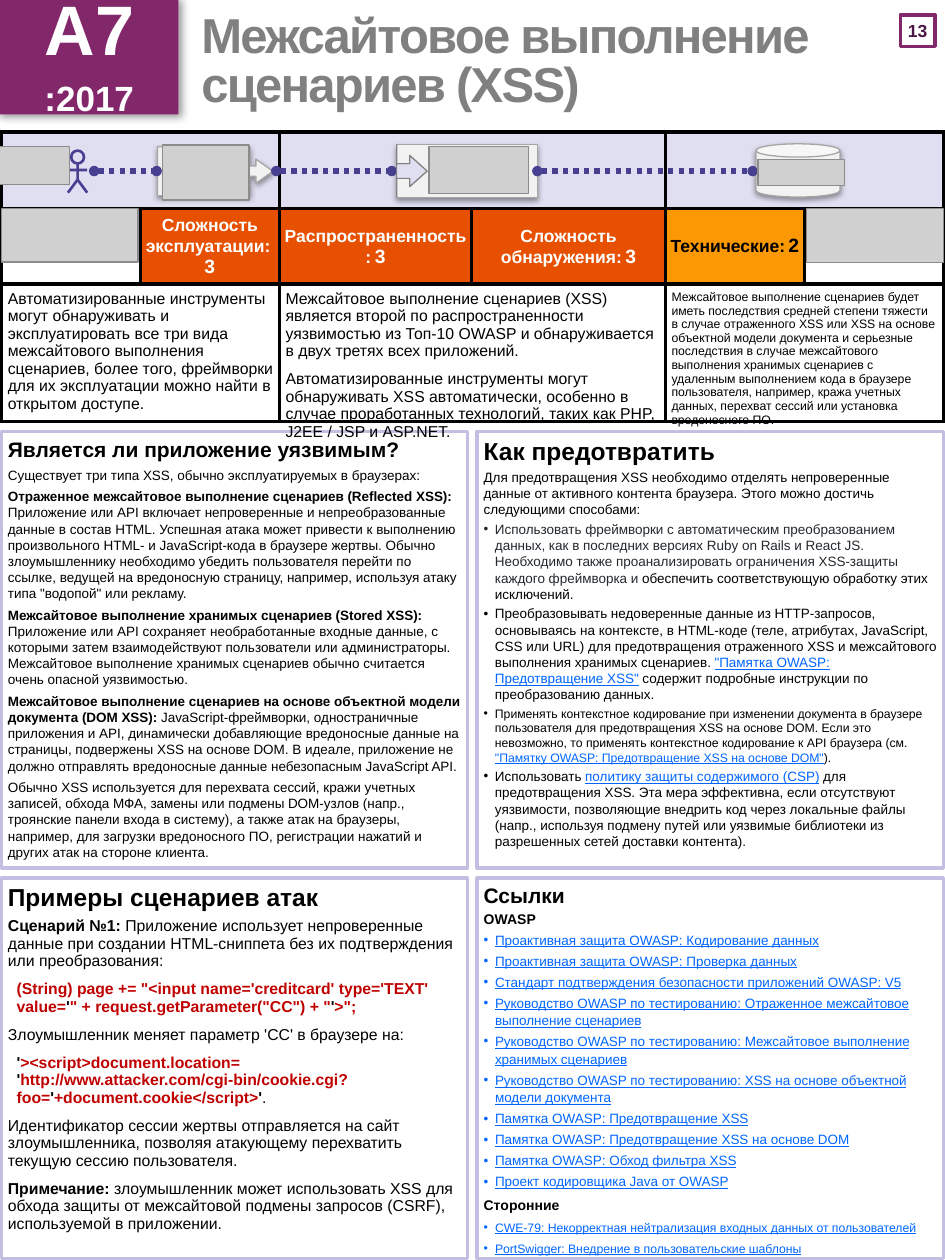
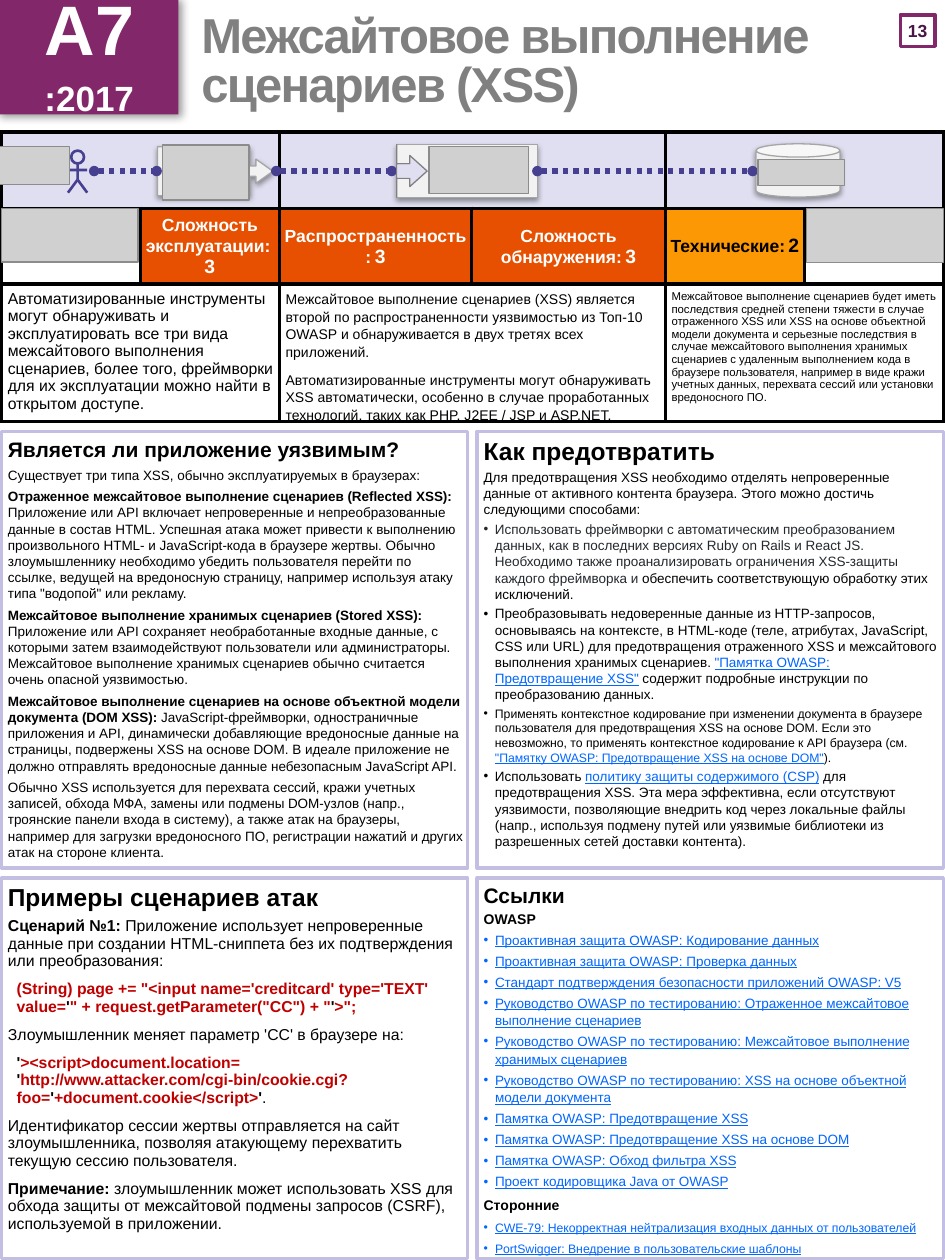
Before and after one commit to OWASP/Top10, a slide deck: slide 14 of 2017/OWASP Top 10-2017-ru.pptx. Drawn at 945x1260 pixels with LibreOffice and Linux fonts; fonts in the diff are those of the drawing; grey boxes stand for pictures. Boxes give left, top, right and bottom in pixels: in the first picture for what was removed or moved away, otherwise in the second. Text is boxed around its words. In the diff, an @@ line names an element or a change of style, - is before the commit and + after.

```diff
--- a/2017/OWASP Top 10-2017-ru.pptx
+++ b/2017/OWASP Top 10-2017-ru.pptx
@@ table at [1, 132, 944, 457] @@
-row 3, column 5: Межсайтовое выполнение сценариев будет иметь последствия средней степени тяжести в случае отраженного XSS или XSS на основе объектной модели документа и серьезные последствия в случае межсайтового выполнения хранимых сценариев с удаленным выполнением кода в браузере пользователя, например, кража учетных данных, перехват сессий или установка вредоносного ПО.
+row 3, column 5: Межсайтовое выполнение сценариев будет иметь последствия средней степени тяжести в случае отраженного XSS или XSS на основе объектной модели документа и серьезные последствия в случае межсайтового выполнения хранимых сценариев с удаленным выполнением кода в браузере пользователя, например в виде кражи учетных данных, перехвата сессий или установки вредоносного ПО.
@@ size 9 to 8 pt in "Межсайтовое выполнение сценариев (XSS) является второй по ...", "Автоматизированные инструменты могут обнаруживать XSS автома ..." @@
@@ text at [8, 491, 455, 601]: text changed @@
-Отраженное межсайтовое выполнение сценариев (Reflected XSS): Приложение или API включает непроверенные и непреобразованные данные в состав HTML. Успешная атака может привести к выполнению произвольного HTML- и JavaScript-кода в браузере жертвы. Обычно злоумышленнику необходимо убедить пользователя перейти по ссылке, ведущей на вредоносную страницу, например, используя атаку типа "водопой" или рекламу.
+Отраженное межсайтовое выполнение сценариев (Reflected XSS): Приложение или API включает непроверенные и непреобразованные данные в состав HTML. Успешная атака может привести к выполнению произвольного HTML- и JavaScript-кода в браузере жертвы. Обычно злоумышленнику необходимо убедить пользователя перейти по ссылке, ведущей на вредоносную страницу, например используя атаку типа "водопой" или рекламу.
@@ text at [8, 696, 463, 860]: text changed @@
-Межсайтовое выполнение сценариев на основе объектной модели документа (DOM XSS): JavaScript-фреймворки, одностраничные приложения и API, динамически добавляющие вредоносные данные на страницы, подвержены XSS на основе DOM. В идеале, приложение не должно отправлять вредоносные данные небезопасным JavaScript API.
-Обычно XSS используется для перехвата сессий, кражи учетных записей, обхода МФА, замены или подмены DOM-узлов (напр., троянские панели входа в систему), а также атак на браузеры, например, для загрузки вредоносного ПО, регистрации нажатий и других атак на стороне клиента.
+Межсайтовое выполнение сценариев на основе объектной модели документа (DOM XSS): JavaScript-фреймворки, одностраничные приложения и API, динамически добавляющие вредоносные данные на страницы, подвержены XSS на основе DOM. В идеале приложение не должно отправлять вредоносные данные небезопасным JavaScript API.
+Обычно XSS используется для перехвата сессий, кражи учетных записей, обхода МФА, замены или подмены DOM-узлов (напр., троянские панели входа в систему), а также атак на браузеры, например для загрузки вредоносного ПО, регистрации нажатий и других атак на стороне клиента.
```
Also in this commit, not shown: 23 other slides changed, 22 other files.
